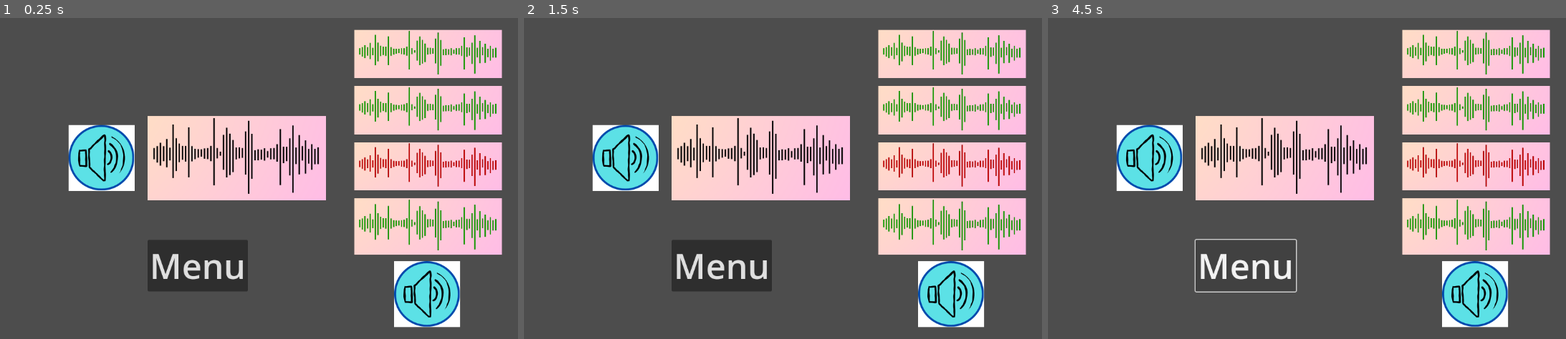
Above: before the commit, frames 1-3 (left to right).
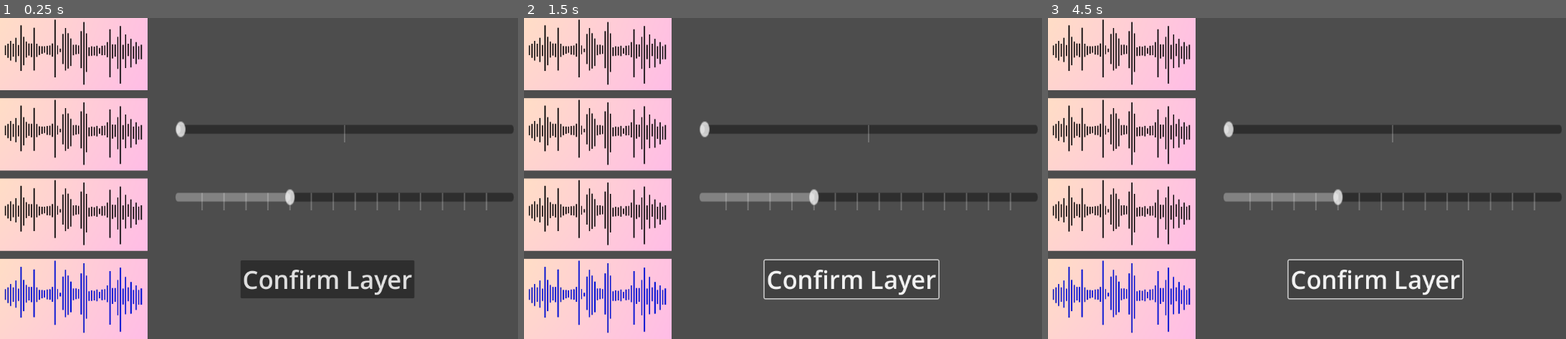
Above: after the commit, the same moments.

Repository: TheoThenault/LayerTune
Game: Godot game, scene res://Scenes/main_scene.tscn
Two runs of this game, one before a commit and one after it. Both use one fixed random seed, a clock stepped at 60 frames per second and the inputs below.
Inputs (mouse positions are in pixels of both pictures, inside the frame that each line leads up to; where the layout moved, square brackets give the same spot in the first picture):
- Up to frame 1 (0.25 s): no input
- Up to frame 2 (1.5 s): click (850, 278) at 0.5 s, where only the run after the commit has a clickable "Confirm Layer"; click (850, 278) at 1.25 s, where only the run after the commit has a clickable "Confirm Layer"
- Up to frame 3 (4.5 s): click (1374, 278) [1151, 159] at 2 s; click (1374, 278) [1151, 159] at 2.75 s; click (1374, 278) [1151, 159] at 3.5 s; click "Menu" (after the commit: "Confirm Layer") at 4.25 s

The runs differ from the first frame. In frame 1, 63% of the frame differs, in the area x 0-100%, y 0-100%; in frame 2, 61%; in frame 3, 59%.
Error before the commit: Invalid call. Nonexistent function 'play' in base 'HSlider (levelplay_slider_note.gd)'. (res://Scripts/Slider/levelplay_slider_tempo.gd:12)

Commit message:
adding sounds to the scene

Diff:
--- a/Scenes/main_scene.tscn
+++ b/Scenes/main_scene.tscn
@@ -1,19 +1,28 @@
-[gd_scene load_steps=15 format=3 uid="uid://dmujn6am4j47e"]
+[gd_scene load_steps=24 format=3 uid="uid://dmujn6am4j47e"]
 
 [ext_resource type="Texture2D" uid="uid://ditsgdqkg6mbf" path="res://Image/SoundWave.png" id="1_3jg70"]
 [ext_resource type="Script" path="res://Scripts/Buttons/levelstart_play_level.gd" id="2_56y8w"]
 [ext_resource type="Texture2D" uid="uid://bbs1dfkyj0qeq" path="res://Image/1.png" id="2_batos"]
 [ext_resource type="Script" path="res://Scripts/Buttons/levelstart_play_preview.gd" id="3_mnkht"]
 [ext_resource type="Texture2D" uid="uid://sicjh7a4w5we" path="res://Image/SoundWaveValid.png" id="5_18nrb"]
+[ext_resource type="Script" path="res://Scenes/play_layer.gd" id="5_52avb"]
 [ext_resource type="Script" path="res://Scripts/Slider/levelplay_slider_tempo.gd" id="5_vet10"]
-[ext_resource type="Script" path="res://Scripts/Slider/levelplay_slider_note.gd" id="6_iuae2"]
+[ext_resource type="Script" path="res://Scenes/h_slider.gd" id="6_lh35v"]
 [ext_resource type="Script" path="res://Scripts/Buttons/levelplay_button_confirm_layer.gd" id="7_gadeu"]
 [ext_resource type="Script" path="res://Scripts/Buttons/levelplay_button_finish_level.gd" id="8_otq3q"]
 [ext_resource type="Texture2D" uid="uid://ceklixeawso0u" path="res://Image/SoundWaveGood.png" id="10_7a3ra"]
+[ext_resource type="AudioStream" uid="uid://c8hqtmfnwtdpq" path="res://Ressources/448547__tedagame__c2.ogg" id="10_58vae"]
+[ext_resource type="Script" path="res://Scenes/audio_stream_player.gd" id="11_0l65a"]
 [ext_resource type="Texture2D" uid="uid://c3bvv2231tld" path="res://Image/SoundWaveBad.png" id="11_8182c"]
 [ext_resource type="Script" path="res://Scripts/Buttons/levelend_end_button_player_preview.gd" id="12_5hllc"]
+[ext_resource type="AudioStream" uid="uid://8tle0ghoofsd" path="res://Ressources/448546__tedagame__c3.ogg" id="12_5lv5j"]
 [ext_resource type="Script" path="res://Scripts/Buttons/levelend_button_play_player_music.gd" id="13_kvfxf"]
+[ext_resource type="AudioStream" uid="uid://bb4ftaadkda32" path="res://Ressources/448549__tedagame__c4.ogg" id="13_orkxs"]
+[ext_resource type="AudioStream" uid="uid://c1ew6ptk5v73r" path="res://Ressources/448588__tedagame__f2.ogg" id="14_38c07"]
 [ext_resource type="Script" path="res://Scripts/Buttons/levelend_button_menu.gd" id="14_a35rm"]
+[ext_resource type="AudioStream" uid="uid://0vujd04djlqa" path="res://Ressources/448589__tedagame__f3.ogg" id="15_wuvay"]
+[ext_resource type="AudioStream" uid="uid://b4v5mitxp0ei8" path="res://Ressources/448595__tedagame__f4.ogg" id="16_3psh3"]
+[ext_resource type="AudioStream" uid="uid://b0l2nxc3kn612" path="res://Ressources/687924__johnnie_holiday__jh-big-tom-2-f-15-sec.wav" id="17_q5g2t"]
 
 [node name="MainScene" type="CanvasLayer"]
 
@@ -94,7 +103,6 @@
 script = ExtResource("3_mnkht")
 
 [node name="LevelPlay" type="Control" parent="."]
-visible = false
 layout_mode = 3
 anchors_preset = 15
 anchor_right = 1.0
@@ -115,6 +123,7 @@
 size_flags_vertical = 3
 texture = ExtResource("1_3jg70")
 expand_mode = 2
+script = ExtResource("5_52avb")
 
 [node name="PlayLayer2" type="TextureRect" parent="LevelPlay/ContainerLayers"]
 layout_mode = 2
@@ -150,6 +159,7 @@
 
 [node name="SliderNote" type="HSlider" parent="LevelPlay"]
 custom_minimum_size = Vector2(500, 0)
+layout_mode = 0
 offset_left = 353.0
 offset_top = 198.0
 offset_right = 861.0
@@ -159,7 +169,8 @@
 size_flags_vertical = 3
 max_value = 24.0
 tick_count = 3
-script = ExtResource("6_iuae2")
+script = ExtResource("6_lh35v")
+bus_name = "Piano"
 
 [node name="SliderTempo" type="HSlider" parent="LevelPlay"]
 custom_minimum_size = Vector2(500, 0)
@@ -174,7 +185,7 @@
 min_value = 50.0
 max_value = 200.0
 step = 5.0
-value = 50.0
+value = 100.0
 tick_count = 16
 script = ExtResource("5_vet10")
 
@@ -190,6 +201,7 @@
 
 [node name="ButtonFinishLevel" type="Button" parent="LevelPlay"]
 visible = false
+layout_mode = 0
 offset_left = 484.0
 offset_top = 489.0
 offset_right = 834.0
@@ -199,7 +211,135 @@
 text = "Finish level"
 script = ExtResource("8_otq3q")
 
+[node name="Piano" type="Node2D" parent="LevelPlay"]
+
+[node name="Do2" type="AudioStreamPlayer" parent="LevelPlay/Piano"]
+stream = ExtResource("10_58vae")
+bus = &"Piano"
+script = ExtResource("11_0l65a")
+
+[node name="Do3" type="AudioStreamPlayer" parent="LevelPlay/Piano"]
+stream = ExtResource("12_5lv5j")
+bus = &"Piano"
+script = ExtResource("11_0l65a")
+
+[node name="Do4" type="AudioStreamPlayer" parent="LevelPlay/Piano"]
+stream = ExtResource("13_orkxs")
+bus = &"Piano"
+script = ExtResource("11_0l65a")
+
+[node name="Fa2" type="AudioStreamPlayer" parent="LevelPlay/Piano"]
+stream = ExtResource("14_38c07")
+bus = &"Piano"
+script = ExtResource("11_0l65a")
+
+[node name="Fa3" type="AudioStreamPlayer" parent="LevelPlay/Piano"]
+stream = ExtResource("15_wuvay")
+bus = &"Piano"
+script = ExtResource("11_0l65a")
+
+[node name="Fa4" type="AudioStreamPlayer" parent="LevelPlay/Piano"]
+stream = ExtResource("16_3psh3")
+bus = &"Piano"
+script = ExtResource("11_0l65a")
+
+[node name="Drum" type="Node2D" parent="LevelPlay"]
+
+[node name="Fa2" type="AudioStreamPlayer" parent="LevelPlay/Drum"]
+stream = ExtResource("17_q5g2t")
+bus = &"Drum"
+script = ExtResource("11_0l65a")
+
+[node name="Fa3" type="AudioStreamPlayer" parent="LevelPlay/Drum"]
+stream = ExtResource("17_q5g2t")
+pitch_scale = 2.0
+bus = &"Drum"
+script = ExtResource("11_0l65a")
+
+[node name="Fa4" type="AudioStreamPlayer" parent="LevelPlay/Drum"]
+stream = ExtResource("17_q5g2t")
+pitch_scale = 3.0
+bus = &"Drum"
+script = ExtResource("11_0l65a")
+
+[node name="BassFlute" type="Node2D" parent="LevelPlay"]
+
+[node name="Fa2" type="AudioStreamPlayer" parent="LevelPlay/BassFlute"]
+stream = ExtResource("17_q5g2t")
+bus = &"BassFlute"
+script = ExtResource("11_0l65a")
+
+[node name="Fa3" type="AudioStreamPlayer" parent="LevelPlay/BassFlute"]
+stream = ExtResource("17_q5g2t")
+pitch_scale = 2.0
+bus = &"BassFlute"
+script = ExtResource("11_0l65a")
+
+[node name="Fa4" type="AudioStreamPlayer" parent="LevelPlay/BassFlute"]
+stream = ExtResource("17_q5g2t")
+pitch_scale = 3.0
+bus = &"BassFlute"
+script = ExtResource("11_0l65a")
+
+[node name="Banjo" type="Node2D" parent="LevelPlay"]
+
+[node name="Fa2" type="AudioStreamPlayer" parent="LevelPlay/Banjo"]
+stream = ExtResource("17_q5g2t")
+bus = &"Banjo"
+script = ExtResource("11_0l65a")
+
+[node name="Fa3" type="AudioStreamPlayer" parent="LevelPlay/Banjo"]
+stream = ExtResource("17_q5g2t")
+pitch_scale = 2.0
+bus = &"Banjo"
+script = ExtResource("11_0l65a")
+
+[node name="Fa4" type="AudioStreamPlayer" parent="LevelPlay/Banjo"]
+stream = ExtResource("17_q5g2t")
+pitch_scale = 3.0
+bus = &"Banjo"
+script = ExtResource("11_0l65a")
+
+[node name="Harmonica" type="Node2D" parent="LevelPlay"]
+
+[node name="Fa2" type="AudioStreamPlayer" parent="LevelPlay/Harmonica"]
+stream = ExtResource("17_q5g2t")
+bus = &"Harmonica"
+script = ExtResource("11_0l65a")
+
+[node name="Fa3" type="AudioStreamPlayer" parent="LevelPlay/Harmonica"]
+stream = ExtResource("17_q5g2t")
+pitch_scale = 2.0
+bus = &"Harmonica"
+script = ExtResource("11_0l65a")
+
+[node name="Fa4" type="AudioStreamPlayer" parent="LevelPlay/Harmonica"]
+stream = ExtResource("17_q5g2t")
+pitch_scale = 3.0
+bus = &"Harmonica"
+script = ExtResource("11_0l65a")
+
+[node name="Whistle" type="Node2D" parent="LevelPlay"]
+
+[node name="Fa2" type="AudioStreamPlayer" parent="LevelPlay/Whistle"]
+stream = ExtResource("17_q5g2t")
+bus = &"Whistle"
+script = ExtResource("11_0l65a")
+
+[node name="Fa3" type="AudioStreamPlayer" parent="LevelPlay/Whistle"]
+stream = ExtResource("17_q5g2t")
+pitch_scale = 2.0
+bus = &"Whistle"
+script = ExtResource("11_0l65a")
+
+[node name="Fa4" type="AudioStreamPlayer" parent="LevelPlay/Whistle"]
+stream = ExtResource("17_q5g2t")
+pitch_scale = 3.0
+bus = &"Whistle"
+script = ExtResource("11_0l65a")
+
 [node name="LevelEnd" type="Control" parent="."]
+visible = false
 layout_mode = 3
 anchors_preset = 15
 anchor_right = 1.0
@@ -208,6 +348,7 @@
 grow_vertical = 2
 
 [node name="ContainerLayers" type="VBoxContainer" parent="LevelEnd"]
+layout_mode = 0
 offset_left = 713.0
 offset_top = 24.0
 offset_right = 753.0
@@ -277,6 +418,7 @@
 script = ExtResource("12_5hllc")
 
 [node name="ButtonPlayPlayerMusic" type="TextureButton" parent="LevelEnd"]
+layout_mode = 0
 offset_left = 793.0
 offset_top = 491.0
 offset_right = 926.0
